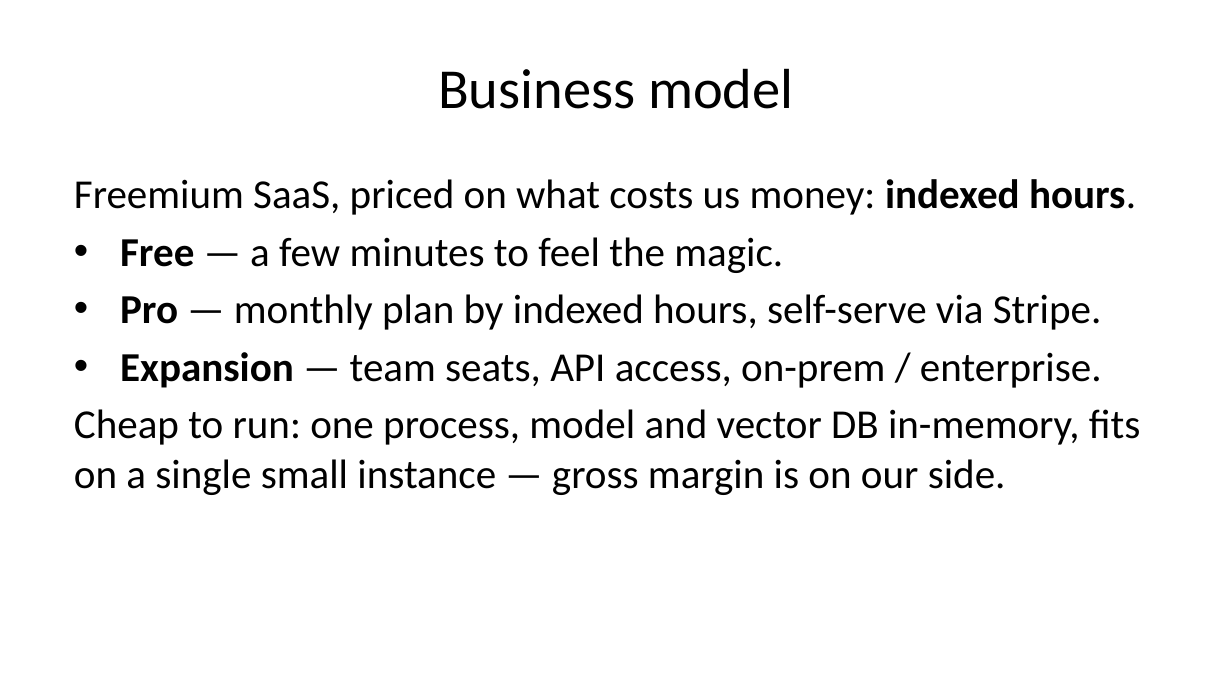
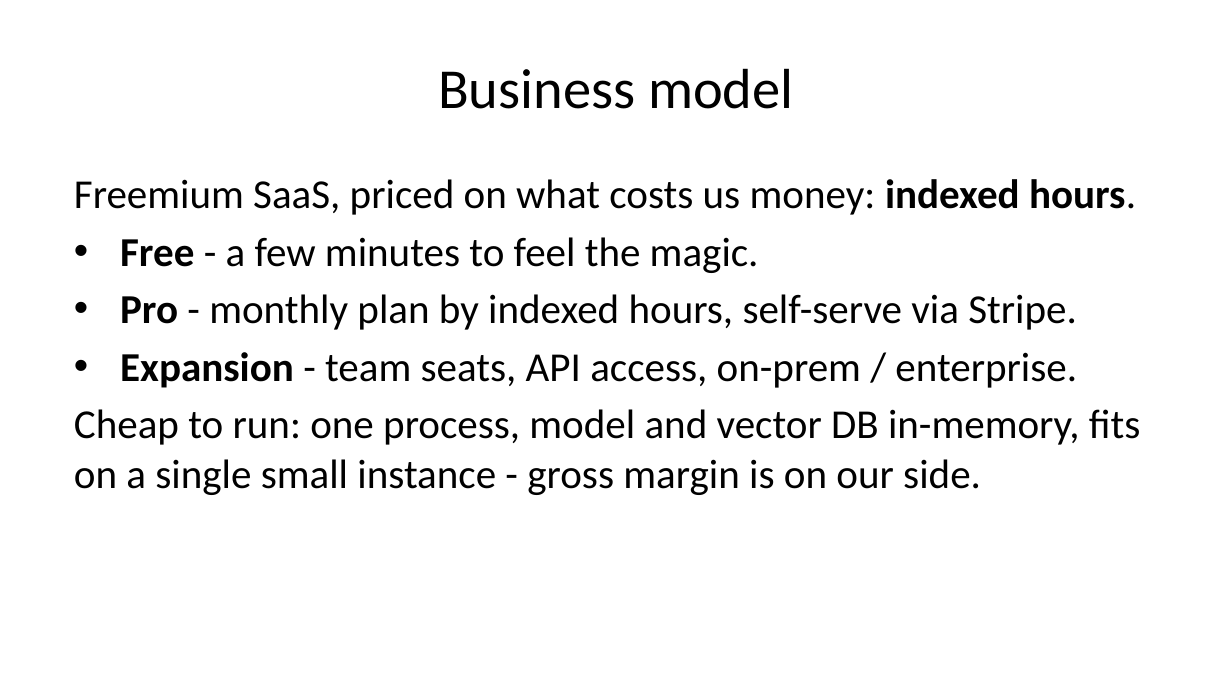
Before and after one commit to ernest-opara/scrubless, a slide deck: slide 10 of docs/PITCH-editable.pptx. Drawn at 1232x693 pixels with LibreOffice and Linux fonts; fonts in the diff are those of the drawing. Boxes give left, top, right and bottom in pixels: in the first picture for what was removed or moved away, otherwise in the second. Text is boxed around its words. In the diff, an @@ line names an element or a change of style, - is before the commit and + after.

```diff
--- a/docs/PITCH-editable.pptx
+++ b/docs/PITCH-editable.pptx
@@ text at bbox=[74, 237, 1141, 495]: text changed @@
-• Free — a few minutes to feel the magic.
-• Pro — monthly plan by indexed hours, self-serve via Stripe.
-• Expansion — team seats, API access, on-prem / enterprise.
-Cheap to run: one process, model and vector DB in-memory, fits on a single small instance — gross margin is on our side.
+• Free - a few minutes to feel the magic.
+• Pro - monthly plan by indexed hours, self-serve via Stripe.
+• Expansion - team seats, API access, on-prem / enterprise.
+Cheap to run: one process, model and vector DB in-memory, fits on a single small instance - gross margin is on our side.
```
Also in this commit, not shown: 11 other slides changed, 12 other files.
